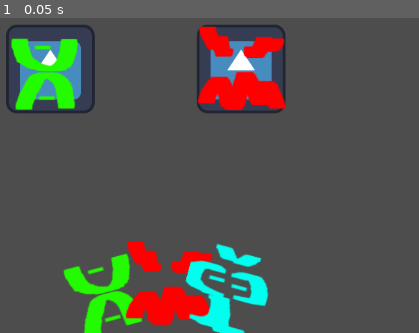
Above: before the commit, frame 1.
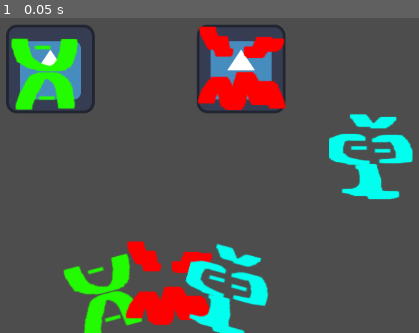
Above: after the commit, the same moment.

Repository: Devination/GGJ2025
Game: Godot game, scene res://scenes/main.tscn
The game is run twice, just before and just after one commit, with the same random seed, the same clock (stepped at 60 frames per second) and the same inputs. The engine's default icon, where the game draws it, is replaced by a stand-in: a white triangle on a blue panel in a dark square.
Inputs:
- Up to frame 1 (0.05 s): no input

The runs differ from the first frame. In frame 1, 2.4% of the frame differs, in the area x 78-99%, y 30-58%.

Commit message:
idk, some progress

Diff:
--- a/godot/ggj-2026/scenes/guest.tscn
+++ b/godot/ggj-2026/scenes/guest.tscn
@@ -1,6 +1,9 @@
-[gd_scene load_steps=2 format=3 uid="uid://b8v8811pbr21n"]
+[gd_scene load_steps=3 format=3 uid="uid://b8v8811pbr21n"]
 
 [ext_resource type="Texture2D" uid="uid://d3v8eynat77lb" path="res://assets/images/icon.svg" id="1_my1ra"]
+
+[sub_resource type="RectangleShape2D" id="RectangleShape2D_my1ra"]
+size = Vector2(134, 124)
 
 [node name="Guest" type="Node2D"]
 
@@ -8,3 +11,10 @@
 
 [node name="Face" type="Sprite2D" parent="."]
 texture = ExtResource("1_my1ra")
+
+[node name="Area2D" type="Area2D" parent="."]
+collision_layer = 2
+collision_mask = 3
+
+[node name="CollisionShape2D" type="CollisionShape2D" parent="Area2D"]
+shape = SubResource("RectangleShape2D_my1ra")
--- a/godot/ggj-2026/scenes/main.tscn
+++ b/godot/ggj-2026/scenes/main.tscn
@@ -1,10 +1,12 @@
-[gd_scene load_steps=6 format=3 uid="uid://bk0yujgr3nlxs"]
+[gd_scene load_steps=8 format=3 uid="uid://bk0yujgr3nlxs"]
 
 [ext_resource type="PackedScene" uid="uid://cptdcodjcgb33" path="res://scenes/hand.tscn" id="1_0wfyh"]
 [ext_resource type="Script" uid="uid://bocdttpch8dnm" path="res://scripts/hand.gd" id="2_jyhfs"]
 [ext_resource type="PackedScene" uid="uid://b8v8811pbr21n" path="res://scenes/guest.tscn" id="2_sugp2"]
 [ext_resource type="PackedScene" uid="uid://bf01jl6xk7ctv" path="res://scenes/mask1.tscn" id="4_jyhfs"]
 [ext_resource type="PackedScene" uid="uid://c1r8npw6y45w0" path="res://scenes/mask2.tscn" id="5_tbgi4"]
+[ext_resource type="PackedScene" uid="uid://bnwajmp2anb25" path="res://scenes/mask3.tscn" id="6_tefeu"]
+[ext_resource type="Script" uid="uid://c18mmc3uvit4i" path="res://scripts/mask.gd" id="7_o6xl0"]
 
 [node name="Main" type="Node2D"]
 
@@ -21,3 +23,7 @@
 position = Vector2(685, 267)
 
 [node name="Mask" parent="Guest2" instance=ExtResource("5_tbgi4")]
+
+[node name="Mask" parent="." instance=ExtResource("6_tefeu")]
+position = Vector2(876, 391)
+script = ExtResource("7_o6xl0")
--- a/godot/ggj-2026/scenes/mask.gd
+++ /dev/null
@@ -1,11 +0,0 @@
-# Masks have interests that modify guest interests and can be dragged between guests and the hand
-class_name Mask
-extends Sprite2D
-
-enum Interests {THING_1, THING_2, THING_3}
-
-@export var likes: Array[Interests] = [] # TODO: use enum of interests
-@export var dislikes: Array[Interests] = [] # TODO: use enum of interests
-
-func _ready() -> void:
-	pass # Replace with function body.
--- a/godot/ggj-2026/scenes/mask1.tscn
+++ b/godot/ggj-2026/scenes/mask1.tscn
@@ -1,8 +1,16 @@
-[gd_scene load_steps=2 format=3 uid="uid://bf01jl6xk7ctv"]
+[gd_scene load_steps=3 format=3 uid="uid://bf01jl6xk7ctv"]
 
 [ext_resource type="Texture2D" uid="uid://brnuf6328378e" path="res://assets/images/mask1.png" id="1_in0c2"]
+
+[sub_resource type="RectangleShape2D" id="RectangleShape2D_0r48r"]
+size = Vector2(134, 124)
 
 [node name="Mask" type="Node2D"]
 
 [node name="Art" type="Sprite2D" parent="."]
 texture = ExtResource("1_in0c2")
+
+[node name="Area2D" type="Area2D" parent="."]
+
+[node name="CollisionShape2D" type="CollisionShape2D" parent="Area2D"]
+shape = SubResource("RectangleShape2D_0r48r")
--- a/godot/ggj-2026/scenes/mask2.tscn
+++ b/godot/ggj-2026/scenes/mask2.tscn
@@ -1,8 +1,16 @@
-[gd_scene load_steps=2 format=3 uid="uid://c1r8npw6y45w0"]
+[gd_scene load_steps=3 format=3 uid="uid://c1r8npw6y45w0"]
 
 [ext_resource type="Texture2D" uid="uid://k07jw2ib4k2s" path="res://assets/images/mask2.png" id="1_7pmcf"]
+
+[sub_resource type="RectangleShape2D" id="RectangleShape2D_7pmcf"]
+size = Vector2(134, 124)
 
 [node name="Mask" type="Node2D"]
 
 [node name="Art" type="Sprite2D" parent="."]
 texture = ExtResource("1_7pmcf")
+
+[node name="Area2D" type="Area2D" parent="."]
+
+[node name="CollisionShape2D" type="CollisionShape2D" parent="Area2D"]
+shape = SubResource("RectangleShape2D_7pmcf")
--- a/godot/ggj-2026/scenes/mask3.tscn
+++ b/godot/ggj-2026/scenes/mask3.tscn
@@ -1,8 +1,16 @@
-[gd_scene load_steps=2 format=3 uid="uid://bnwajmp2anb25"]
+[gd_scene load_steps=3 format=3 uid="uid://bnwajmp2anb25"]
 
 [ext_resource type="Texture2D" uid="uid://c1sqvdutuseyb" path="res://assets/images/mask3.png" id="1_1llqt"]
+
+[sub_resource type="RectangleShape2D" id="RectangleShape2D_1llqt"]
+size = Vector2(134, 124)
 
 [node name="Mask" type="Node2D"]
 
 [node name="Art" type="Sprite2D" parent="."]
 texture = ExtResource("1_1llqt")
+
+[node name="Area2D" type="Area2D" parent="."]
+
+[node name="CollisionShape2D" type="CollisionShape2D" parent="Area2D"]
+shape = SubResource("RectangleShape2D_1llqt")
--- /dev/null
+++ b/godot/ggj-2026/scripts/guest.gd
@@ -0,0 +1,10 @@
+# Masks have interests that modify guest interests and can be dragged between guests and the hand
+class_name Guest
+extends Node2D
+
+enum Interests {THING_1 = 1, THING_2 = 2, THING_3 = 3}
+
+@export var likes: Array[Interests] = []
+
+func _ready() -> void:
+	pass
--- a/godot/ggj-2026/scripts/hand.gd
+++ b/godot/ggj-2026/scripts/hand.gd
@@ -1,13 +1,13 @@
 extends Node2D
 
 @export var possible_masks: Array[Mask]  = []
-var masks = []
+var mask_points = []
+
+var dragging_mask: Mask
 
 # Called when the node enters the scene tree for the first time.
 func _ready() -> void:
-	masks = [$MaskPoint1, $MaskPoint2, $MaskPoint3]
+	mask_points = [$MaskPoint1, $MaskPoint2, $MaskPoint3]
 
-
-# Called every frame. 'delta' is the elapsed time since the previous frame.
 func _process(delta: float) -> void:
 	pass
--- /dev/null
+++ b/godot/ggj-2026/scripts/mask.gd
@@ -0,0 +1,14 @@
+# Masks have interests that modify guest interests and can be dragged between guests and the hand
+class_name Mask
+extends Node2D
+
+enum Interests {THING_1 = 1, THING_2 = 2, THING_3 = 3}
+
+@export var attribute: Array[Interests] = [] # TODO: use enum of interests
+
+func _ready() -> void:
+	pass
+
+func _process(delta: float) -> void:
+	#global_position = get_global_mouse_position()
+	pass
Not shown, added: godot/ggj-2026/scripts/guest.gd.uid
Renamed: godot/ggj-2026/scenes/mask.gd.uid -> godot/ggj-2026/scripts/mask.gd.uid
